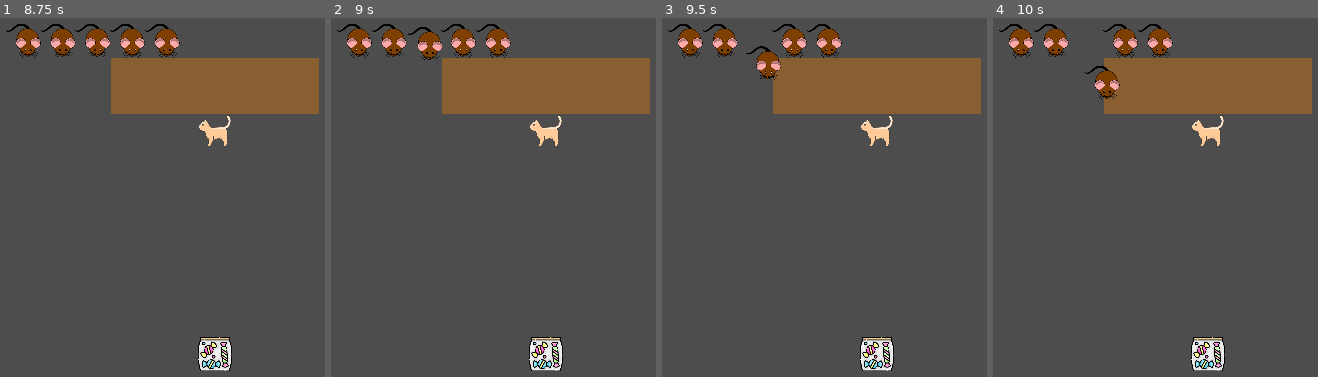
Above: before the commit, frames 1-4 (left to right).
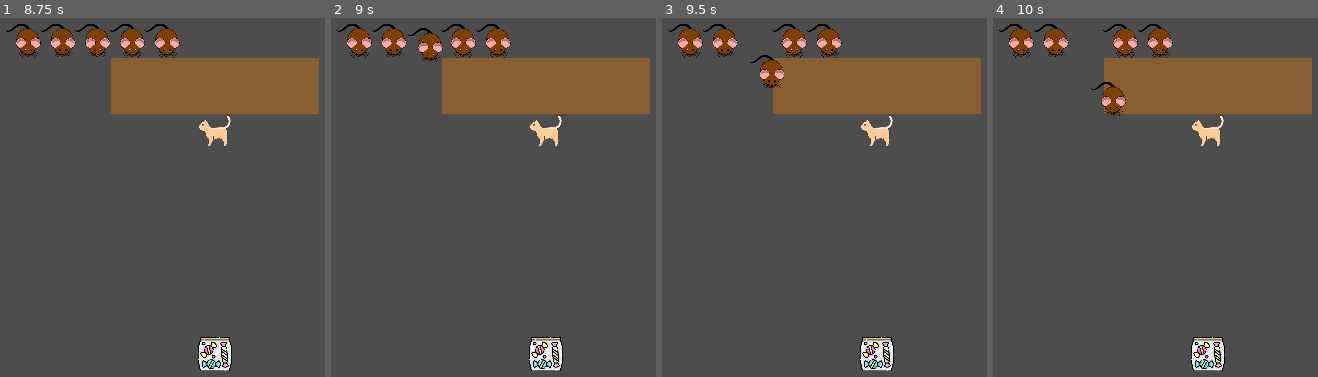
Above: after the commit, the same moments.

Repository: Mateusz-Birembaut/POA_SMA
Game: Godot game, scene res://src/main.tscn
Same seed, same stepped clock (60 frames per second), same inputs: the game is played once before the commit and once after it.
Inputs:
- Up to frame 1 (8.75 s): tap Enter at 0.5, 2, 3.5 s; tap Space at 1.25, 2.75, 4.25 s
- Up to frame 2 (9 s): no input
- Up to frame 3 (9.5 s): no input
- Up to frame 4 (10 s): no input

Frame 1 is identical in both runs. In frame 2, 0.3% of the frame differs, in the area x 23-35%, y 2-13%; in frame 3, 0.6%; in frame 4, 0.8%, in the area x 28-41%, y 13-28%.

Commit message:
déplacement plus rapide

Diff:
--- a/src/agent.gd
+++ b/src/agent.gd
@@ -25,9 +25,9 @@
 
 
 func _physics_process(delta):
-	#velocity *= speed * delta
-	move_and_collide(velocity)
-	#move_and_slide()
+	velocity *= speed * delta
+	#move_and_collide(velocity)
+	move_and_slide()
 
 
 func look_towards(p_position: Vector2 ) -> void:
--- a/src/prof.gd
+++ b/src/prof.gd
@@ -6,7 +6,7 @@
 
 func _ready() -> void:
 	super._ready()
-	speed = 15000
+	speed = 7500
 
 
 func _process(delta: float) -> void:
--- a/src/student.gd
+++ b/src/student.gd
@@ -9,7 +9,7 @@
 
 func _ready() -> void:
 	super._ready()
-	speed = 10000
+	speed = 5000
 	var rng = RandomNumberGenerator.new()
 	interval = rng.randf_range(5, 20)
 	print(interval)
